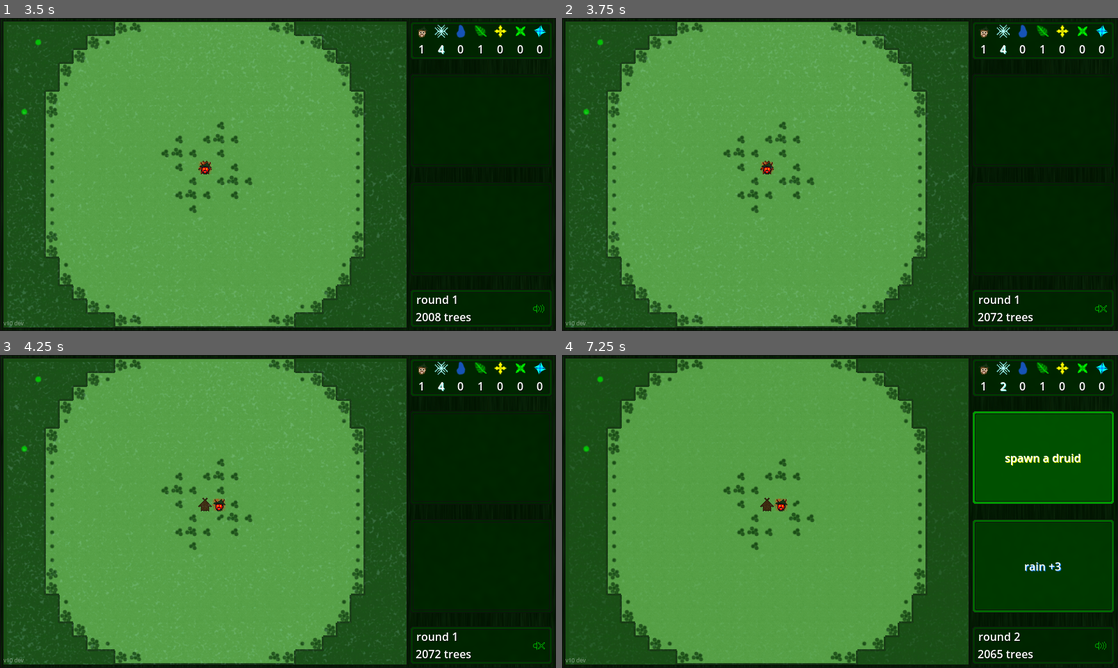
Above: before the commit, frames 1-4 (two rows, left to right).
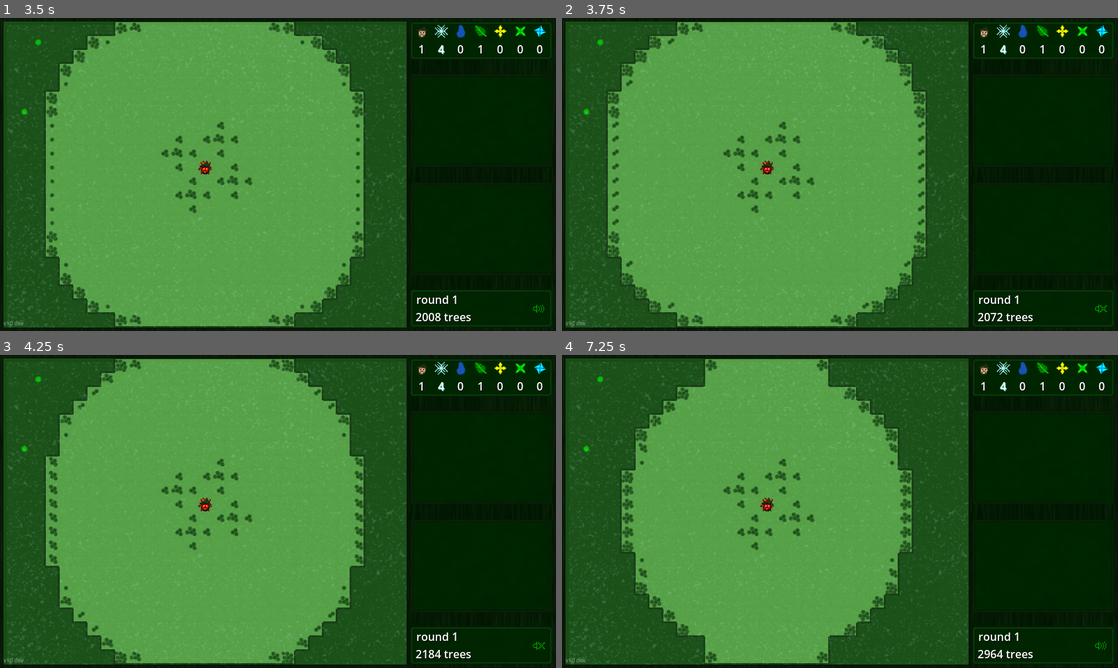
Above: after the commit, the same moments.

Repository: TriffnixXIV/ForstForward
Game: Godot game, scene res://Scenes/ForstForward.tscn
Two runs of this game, one before a commit and one after it. Both use one fixed random seed, a clock stepped at 60 frames per second and the inputs below. Sound files missing from this copy of the repository are replaced by a short silence.
Inputs (mouse positions are in pixels of both pictures, inside the frame that each line leads up to):
- Up to frame 1 (3.5 s): click (205, 174) at 0.5 s; click (205, 174) at 1.25 s; click "plant 2 forests" at 2 s; click "frost +4" at 2.75 s
- Up to frame 2 (3.75 s): click (1101, 309) at 3.5 s
- Up to frame 3 (4.25 s): no input
- Up to frame 4 (7.25 s): tap Enter at 4.25 s; move the mouse to (962, 495) at 4.27 s; tap Tab at 4.35, 5.1, 5.85 s; click (962, 495) at 4.42 s; move the mouse to (728, 527) at 5.02 s; click (728, 527) at 5.17 s; move the mouse to (895, 442) at 5.77 s; click (895, 442) at 5.92 s; click (1045, 458) at 6.5 s, where only the run before the commit has a clickable "spawn a druid"

Frame 1 is identical in both runs. In frame 2, 0.4% of the frame differs, in the area x 8-66%, y 4-99%; in frame 3, 2.5%; in frame 4, 19%, in the area x 7-100%, y 1-99%.
Error after the commit: Invalid call. Nonexistent function 'update_forest_edges' in base 'TileMap (Map)'. (res://Code/Advancement.gd:77)

Commit message:
map refactor pt2: forest edges

Diff:
--- /dev/null
+++ b/Source/Code/ForestEdges.gd
@@ -0,0 +1,59 @@
+extends Node2D
+class_name ForestEdges
+
+var map: Map
+
+var ForestEdge: PackedScene = preload("res://Scenes/ForestEdge.tscn")
+var horizontal_forest_edges = []
+var vertical_forest_edges = []
+
+func resize():
+	var array = []
+	array.resize(map.height)
+	for x in map.width + 1:
+		horizontal_forest_edges.append(array.duplicate())
+	array.resize(map.width)
+	for y in map.height + 1:
+		vertical_forest_edges.append(array.duplicate())
+
+func update():
+	for x in map.width + 1:
+		for y in map.height + 1:
+			update_horizontal(Vector2i(x, y))
+			update_vertical(Vector2i(x, y))
+
+func update_cell(cell_position: Vector2i):
+	update_horizontal(cell_position)
+	update_horizontal(cell_position + Vector2i(0, 1))
+	update_vertical(cell_position)
+	update_vertical(cell_position + Vector2i(1, 0))
+
+func update_vertical(edge_position: Vector2i):
+	if edge_position.x < len(horizontal_forest_edges) and edge_position.y < len(horizontal_forest_edges[edge_position.x]):
+		var showing = show_edge(edge_position, edge_position + Vector2i(-1, 0))
+		if showing and horizontal_forest_edges[edge_position.x][edge_position.y] == null:
+			var instance = ForestEdge.instantiate()
+			instance.position = Vector2i(edge_position.x * map.tile_set.tile_size.x, int((edge_position.y + 0.5) * map.tile_set.tile_size.y))
+			horizontal_forest_edges[edge_position.x][edge_position.y] = instance
+			add_child(instance)
+		if not showing and not horizontal_forest_edges[edge_position.x][edge_position.y] == null:
+			var instance = horizontal_forest_edges[edge_position.x][edge_position.y]
+			instance.queue_free()
+			horizontal_forest_edges[edge_position.x][edge_position.y] = null
+
+func update_horizontal(edge_position: Vector2i):
+	if edge_position.y < len(vertical_forest_edges) and edge_position.x < len(vertical_forest_edges[edge_position.y]):
+		var showing = show_edge(edge_position, edge_position + Vector2i(0, -1))
+		if showing and vertical_forest_edges[edge_position.y][edge_position.x] == null:
+			var instance = ForestEdge.instantiate()
+			instance.position = Vector2i(int((edge_position.x + 0.5) * map.tile_set.tile_size.x), edge_position.y * map.tile_set.tile_size.y)
+			instance.rotation = PI / 2
+			vertical_forest_edges[edge_position.y][edge_position.x] = instance
+			add_child(instance)
+		if not showing and not vertical_forest_edges[edge_position.y][edge_position.x] == null:
+			var instance = vertical_forest_edges[edge_position.y][edge_position.x]
+			instance.queue_free()
+			vertical_forest_edges[edge_position.y][edge_position.x] = null
+
+func show_edge(cell_1: Vector2i, cell_2: Vector2i):
+	return (map.is_forest(cell_1) or not map.is_valid_tile(cell_1)) != (map.is_forest(cell_2) or not map.is_valid_tile(cell_2))
--- a/Source/Code/Map.gd
+++ b/Source/Code/Map.gd
@@ -8,10 +8,7 @@
 var transition_progress: float = 0.0
 var transition_info = []
 
-@export var ForestEdge: PackedScene
-var horizontal_forest_edges = []
-var vertical_forest_edges = []
-
+var forest_edges: ForestEdges
 var villagers: Villagers
 
 @export var Druid: PackedScene
@@ -111,27 +108,22 @@
 	super._ready()
 	reset_upgrades()
 
+	sounds = $Sounds
 	advancement = $Advancement
+	forest_edges = $ForestEdges
+	crystals = $Crystals
+	villagers = $Villagers
+
 	advancement.map = self
-
-	sounds = $Sounds
-
-	crystals = $Crystals
+	forest_edges.map = self
 	crystals.map = self
-
-	villagers = $Villagers
 	villagers.map = self
 
 	highest_possible_score = width * height * 10
 
+	forest_edges.resize()
+
 	var array = []
-	array.resize(height)
-	for x in width + 1:
-		horizontal_forest_edges.append(array.duplicate())
-	array.resize(width)
-	for y in height + 1:
-		vertical_forest_edges.append(array.duplicate())
-
 	cell_tree_distance_map = []
 	array.resize(height)
 	array.fill(width + height)
@@ -153,7 +145,7 @@
 
 			if is_house(data[1]):
 				villagers.spawn(data[1])
-		update_forest_edges()
+		forest_edges.update()
 	elif advancement.current_phase == advancement.Phase.transitioning:
 		advancement.current_phase = advancement.Phase.idle
 
@@ -297,47 +289,6 @@
 	treantlings_spawned = 0
 	trees_from_treantlings = 0
 
-# forest edge stuff
-
-func update_forest_edges():
-	for x in width + 1:
-		for y in height + 1:
-			update_horizontal_edge(Vector2i(x, y))
-			update_vertical_edge(Vector2i(x, y))
-
-func update_cell_forest_edges(cell_position: Vector2i):
-	update_horizontal_edge(cell_position)
-	update_horizontal_edge(cell_position + Vector2i(0, 1))
-	update_vertical_edge(cell_position)
-	update_vertical_edge(cell_position + Vector2i(1, 0))
-
-func update_vertical_edge(edge_position: Vector2i):
-	if edge_position.x < len(horizontal_forest_edges) and edge_position.y < len(horizontal_forest_edges[edge_position.x]):
-		var show_edge = (get_cell_source_id(0, edge_position) in [-1, 2]) != (get_cell_source_id(0, Vector2i(edge_position.x-1, edge_position.y)) in [-1, 2])
-		if show_edge and horizontal_forest_edges[edge_position.x][edge_position.y] == null:
-			var instance = ForestEdge.instantiate()
-			instance.position = Vector2i(edge_position.x * tile_set.tile_size.x, int((edge_position.y + 0.5) * tile_set.tile_size.y))
-			horizontal_forest_edges[edge_position.x][edge_position.y] = instance
-			add_child(instance)
-		if not show_edge and not horizontal_forest_edges[edge_position.x][edge_position.y] == null:
-			var instance = horizontal_forest_edges[edge_position.x][edge_position.y]
-			instance.queue_free()
-			horizontal_forest_edges[edge_position.x][edge_position.y] = null
-
-func update_horizontal_edge(edge_position: Vector2i):
-	if edge_position.y < len(vertical_forest_edges) and edge_position.x < len(vertical_forest_edges[edge_position.y]):
-		var show_edge = (get_cell_source_id(0, edge_position) in [-1, 2]) != (get_cell_source_id(0, Vector2i(edge_position.x, edge_position.y-1)) in [-1, 2])
-		if show_edge and vertical_forest_edges[edge_position.y][edge_position.x] == null:
-			var instance = ForestEdge.instantiate()
-			instance.position = Vector2i(int((edge_position.x + 0.5) * tile_set.tile_size.x), edge_position.y * tile_set.tile_size.y)
-			instance.rotation = PI / 2
-			vertical_forest_edges[edge_position.y][edge_position.x] = instance
-			add_child(instance)
-		if not show_edge and not vertical_forest_edges[edge_position.y][edge_position.x] == null:
-			var instance = vertical_forest_edges[edge_position.y][edge_position.x]
-			instance.queue_free()
-			vertical_forest_edges[edge_position.y][edge_position.x] = null
-
 # miscellaneous advancement stuff
 
 func reset_cell_tree_distance_map():
@@ -506,11 +457,11 @@
 			set_growth(cell_position, amount)
 		elif amount >= 10:
 			set_forest(cell_position)
-			update_cell_forest_edges(cell_position)
+			forest_edges.update_cell(cell_position)
 		else:
 			set_plains(cell_position)
 		if previous_yield >= 10 and amount < 10:
-			update_cell_forest_edges(cell_position)
+			forest_edges.update_cell(cell_position)
 			crystals.forest_died_at(cell_position)
 
 func get_building_progress(cell_position: Vector2i):
--- a/Source/Scenes/ForstForward.tscn
+++ b/Source/Scenes/ForstForward.tscn
@@ -5,7 +5,6 @@
 [ext_resource type="Script" path="res://Code/CoreSounds.gd" id="2_mjpg1"]
 [ext_resource type="AudioStream" uid="uid://cirec0r0bglc2" path="res://Sounds/DownDing.wav" id="3_av3ok"]
 [ext_resource type="AudioStream" uid="uid://bbvef82qjdjxv" path="res://Sounds/HighWood.wav" id="4_a7wmd"]
-[ext_resource type="PackedScene" path="res://Scenes/ForestEdge.tscn" id="5_4pb2x"]
 [ext_resource type="AudioStream" uid="uid://dsqtm2uwekqqh" path="res://Sounds/Mid.wav" id="5_o16hq"]
 [ext_resource type="AudioStream" uid="uid://id7di46s4g3d" path="res://Sounds/LowWood.wav" id="6_ybxwl"]
 [ext_resource type="Texture2D" uid="uid://dqiy4yeveobu2" path="res://Images/Tiles/Plains.png" id="7_gswc0"]
@@ -43,6 +42,7 @@
 [ext_resource type="Texture2D" uid="uid://htocvri6t264" path="res://Images/Highlights/GreenHighlight.png" id="33_yyet2"]
 [ext_resource type="Texture2D" uid="uid://dnsatdhdbguxs" path="res://Images/Highlights/RedHighlight.png" id="34_70uow"]
 [ext_resource type="Texture2D" uid="uid://xk3vg20yrq4e" path="res://Images/Highlights/LargeGreenHighlight.png" id="35_3tfe7"]
+[ext_resource type="Script" path="res://Code/ForestEdges.gd" id="35_skp1v"]
 [ext_resource type="Texture2D" uid="uid://cqu2nut45lepw" path="res://Images/Highlights/LargeHighlight.png" id="36_1cjcc"]
 [ext_resource type="Script" path="res://Code/Crystals.gd" id="36_utnoc"]
 [ext_resource type="Script" path="res://Code/Villagers.gd" id="37_cce84"]
@@ -283,7 +283,6 @@
 layer_0/tile_data = PackedInt32Array(65540, 2, 0, 65541, 2, 0, 65542, 2, 0, 65543, 2, 0, 65544, 2, 0, 65545, 2, 0, 6554 …(8868 unchanged characters)…
 script = ExtResource("12_6qirj")
 levels = Array[PackedScene]([ExtResource("15_407iu"), ExtResource("16_6jsyv"), ExtResource("17_qqkob"), ExtResource("18_ngmoe"), ExtResource("19_qo6jg"), ExtResource("18_m1f27"), ExtResource("19_p7cwc")])
-ForestEdge = ExtResource("5_4pb2x")
 Druid = ExtResource("9_y30ib")
 Treant = ExtResource("17_rglu0")
 LightningStrike = ExtResource("25_g2uic")
@@ -332,6 +331,9 @@
 [node name="Timer" type="Timer" parent="Map/Advancement"]
 wait_time = 0.25
 
+[node name="ForestEdges" type="Node2D" parent="Map"]
+script = ExtResource("35_skp1v")
+
 [node name="Crystals" type="Node2D" parent="Map"]
 script = ExtResource("36_utnoc")
 
@@ -340,9 +342,9 @@
 
 [node name="Treants" type="Node2D" parent="Map"]
 
+[node name="Treantlings" type="Node2D" parent="Map"]
+
 [node name="Druids" type="Node2D" parent="Map"]
-
-[node name="Treantlings" type="Node2D" parent="Map"]
 
 [node name="Overlays" type="Node2D" parent="Map"]
 
